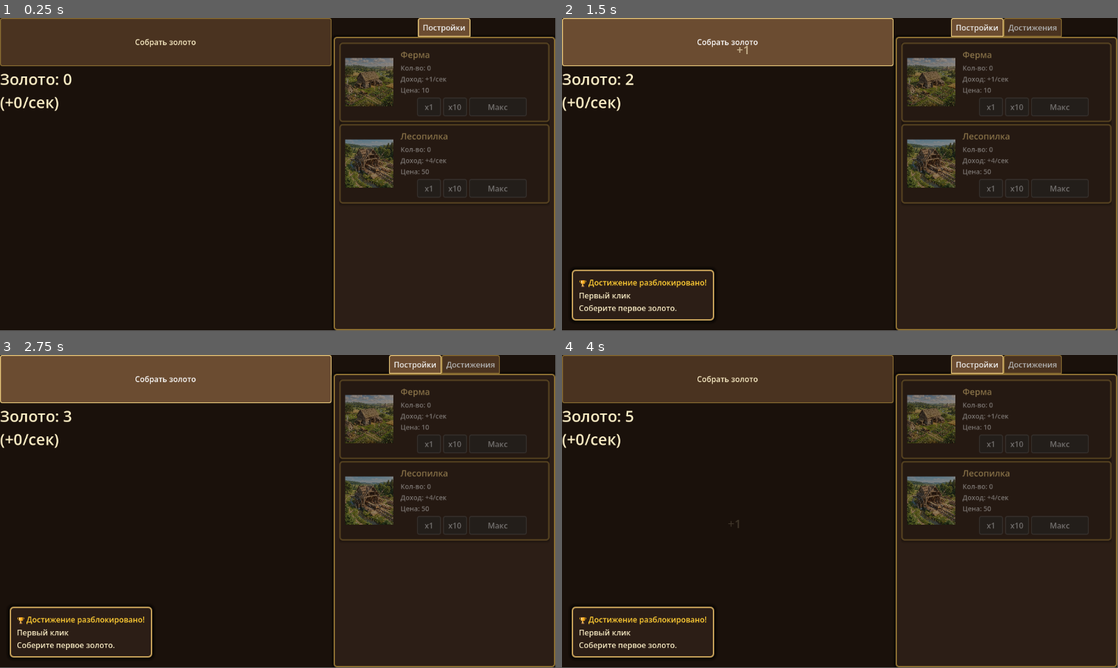
Above: before the commit, frames 1-4 (two rows, left to right).
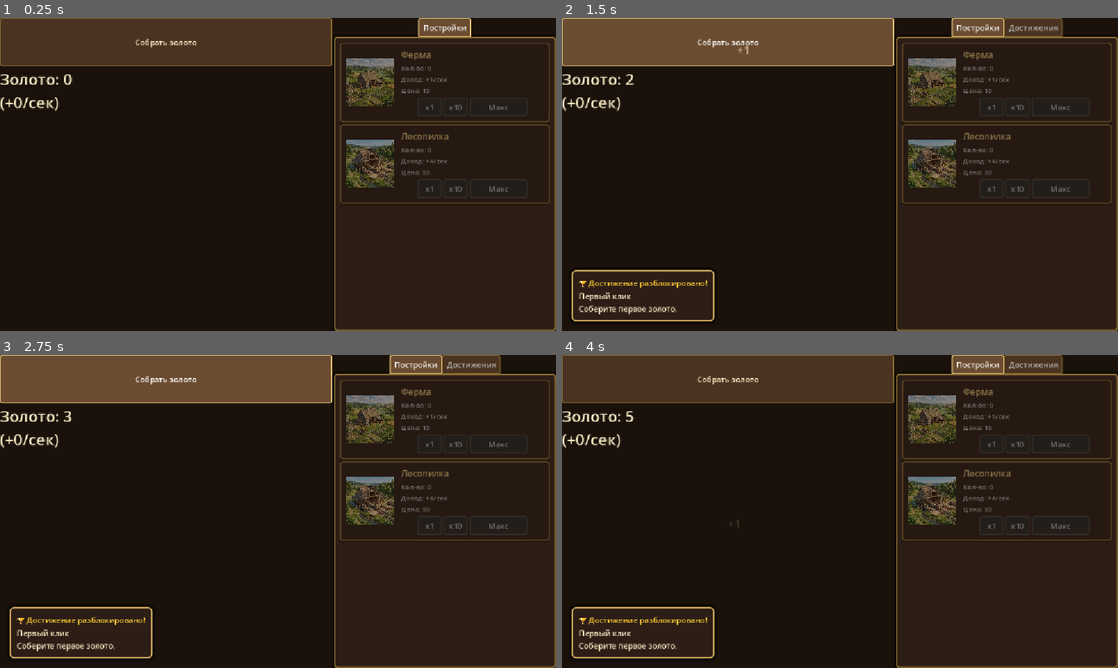
Above: after the commit, the same moments.

Repository: VPodolski/KinkdomClicker
Game: Godot game, scene res://main.tscn
Same seed, same stepped clock (60 frames per second), same inputs: the game is played once before the commit and once after it.
Inputs (mouse positions are in pixels of both pictures, inside the frame that each line leads up to):
- Up to frame 1 (0.25 s): no input
- Up to frame 2 (1.5 s): click "Собрать золото" at 0.5 s; click "Собрать золото" at 1.25 s
- Up to frame 3 (2.75 s): click "Собрать золото" at 2 s
- Up to frame 4 (4 s): tap Enter at 2.75 s; move the mouse to (962, 495) at 2.77 s; tap Space at 3.5 s; move the mouse to (728, 527) at 3.52 s
In our replay, the window is 799x449 before the commit and 800x450 after it. These sizes can differ from the game's own. Grey fills any space a smaller window leaves; there, only what the larger window draws over its background counts as a difference.

The runs differ from the first frame. In frame 1, 3.2% of the frame differs, in the area x 0-100%, y 0-100%; in frame 2, 4.5%; in frame 3, 4.5%; in frame 4, 4.2%.

Commit message:
Full screen mode has been added

Diff:
--- a/UI/MainUI.gd
+++ b/UI/MainUI.gd
@@ -600,3 +600,13 @@
 	bg.add_theme_stylebox_override("panel", bg_style)
 	add_child(bg)
 	move_child(bg, 0)
+func _input(event):
+	if event is InputEventKey and event.keycode == KEY_F11 and event.pressed and not event.echo:
+		_toggle_fullscreen()
+
+func _toggle_fullscreen():
+	var mode = DisplayServer.window_get_mode()
+	if mode == DisplayServer.WINDOW_MODE_FULLSCREEN or mode == DisplayServer.WINDOW_MODE_EXCLUSIVE_FULLSCREEN:
+		DisplayServer.window_set_mode(DisplayServer.WINDOW_MODE_WINDOWED)
+	else:
+		DisplayServer.window_set_mode(DisplayServer.WINDOW_MODE_FULLSCREEN)
--- a/project.godot
+++ b/project.godot
@@ -19,6 +19,11 @@
 
 GameLogic="*uid://ci8qi7s7vnpca"
 
+[display]
+
+window/stretch/mode="canvas_items"
+window/stretch/aspect="expand"
+
 [physics]
 
 3d/physics_engine="Jolt Physics"
